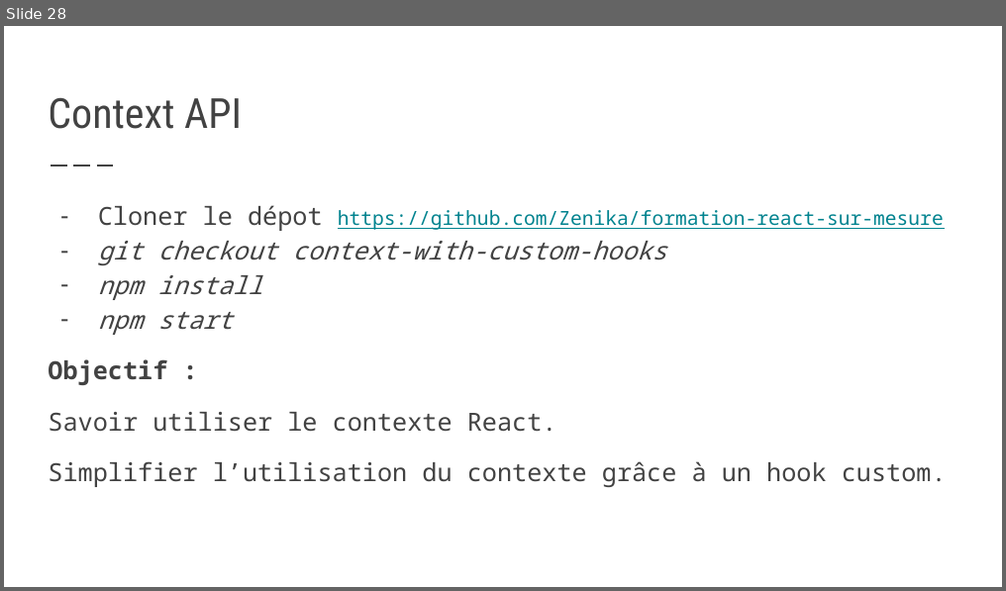
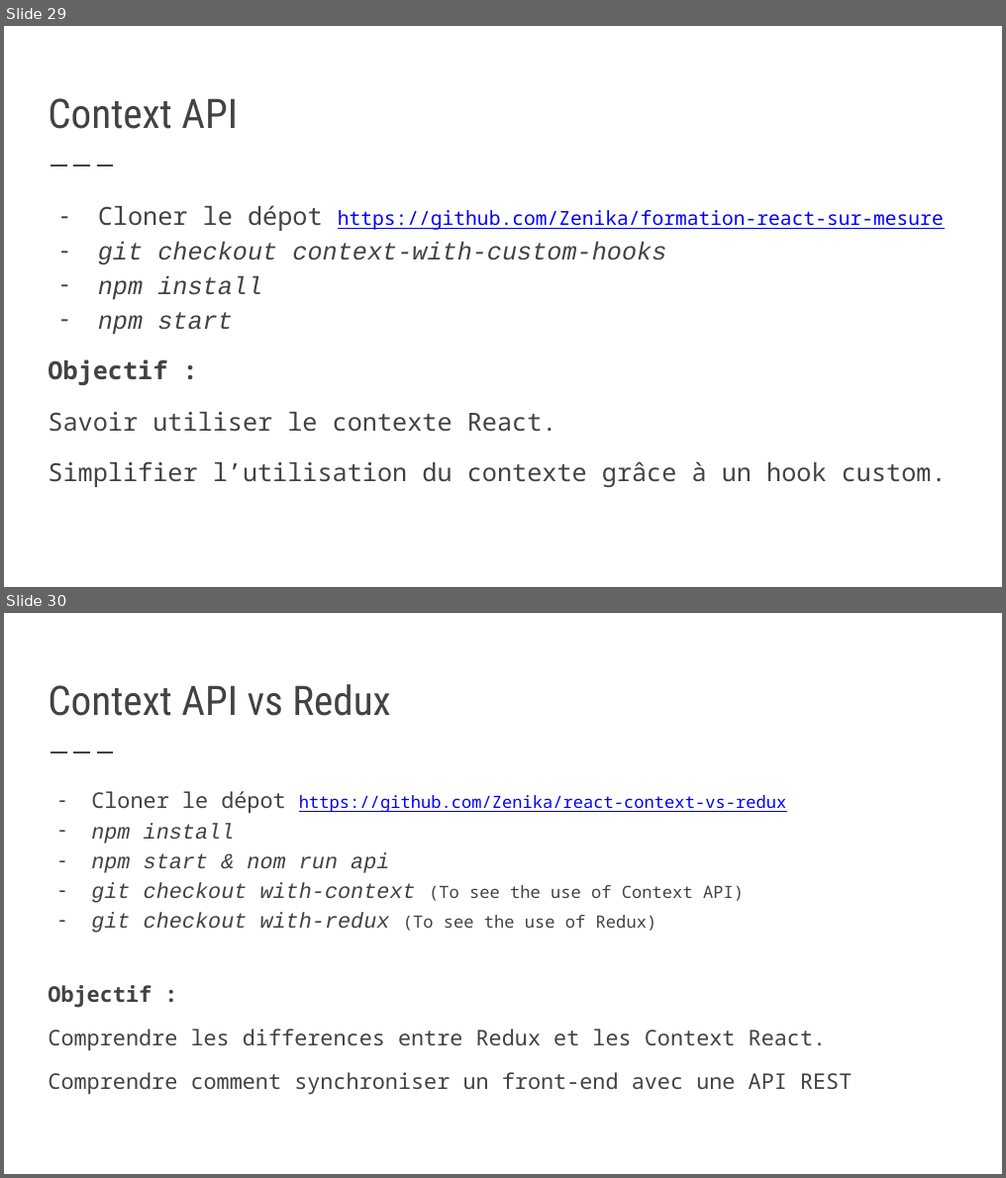
Before and after one commit to Zenika-Training/formation-react-sur-mesure, a slide deck: Slides&TPs.pptx. Shown one above the other, each under a label of ours: slide 28 before the commit, slides 29 and 30 after it. The pictures are 1006x591 and 1006x1178 pixels, drawn with LibreOffice and Linux fonts; fonts in the diff are those of the drawing. Boxes give left, top, right and bottom in pixels: in the first picture for what was removed or moved away, otherwise in the second. Text is boxed around its words. In the diff, an @@ line names an element or a change of style, - is before the commit and + after.

```diff
--- a/Slides&TPs.pptx
+++ b/Slides&TPs.pptx
@@ slide 30 added at [4,613,1002,1174], background #FFFFFF; not listed: 1 template element that a slide beside it also shows @@
@@ title added at [48,684,390,716], 29.4 pt, text #424242 @@
+Context API vs Redux
@@ text added at [48,791,851,1095], 15.7 pt, text #424242 @@
+– Cloner le dépot https://github.com/Zenika/react-context-vs-redux
+– npm install
+– npm start & nom run api
+– git checkout with-context (To see the use of Context API)
+– git checkout with-redux (To see the use of Redux)
+Objectif :
+Comprendre les differences entre Redux et les Context React.
+Comprendre comment synchroniser un front-end avec une API REST
@@ what was slide 28 is now slide 29 @@
@@ slide 29 changed as well @@
@@ title "Context API" at [48,98,238,129]: size 30 to 29.4 pt @@
@@ text at [48,205,946,487]: text colour #00838F to #0000FF in "https://github.com/Zenika/formation-react-sur-mesure"; font Noto Sans Mono to Courier New in "git checkout context-with-custom-hooks", "npm install", "npm start"; less space between paragraphs @@
```
Also in this commit, not shown: 38 other slides changed, 1 other slide added, 2 other files.
